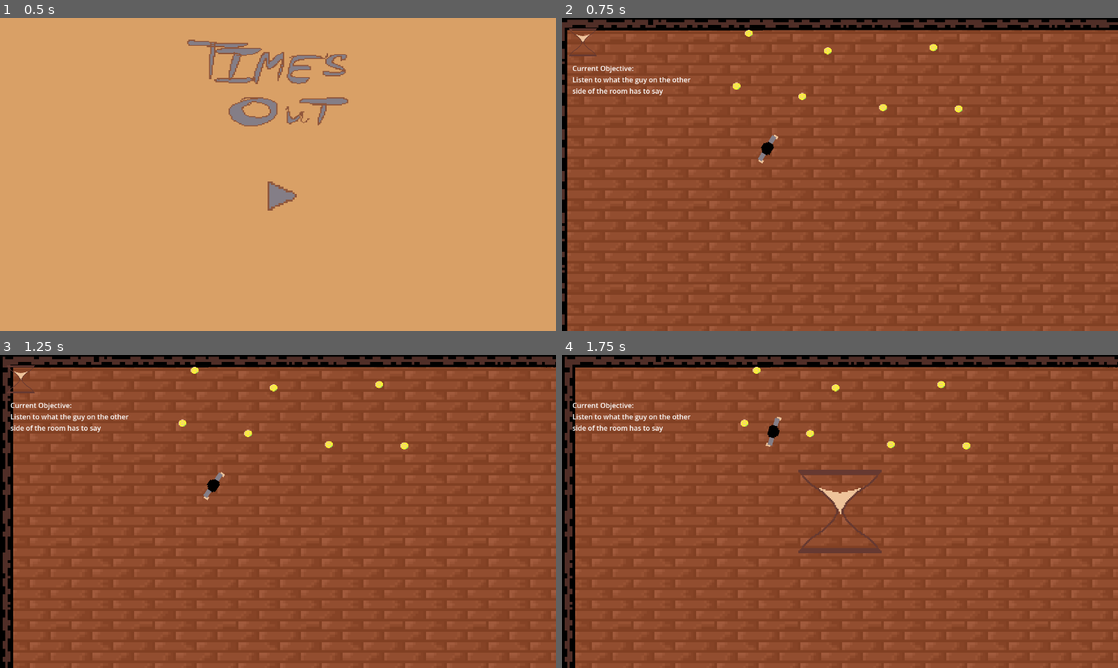
Above: before the commit, frames 1-4 (two rows, left to right).
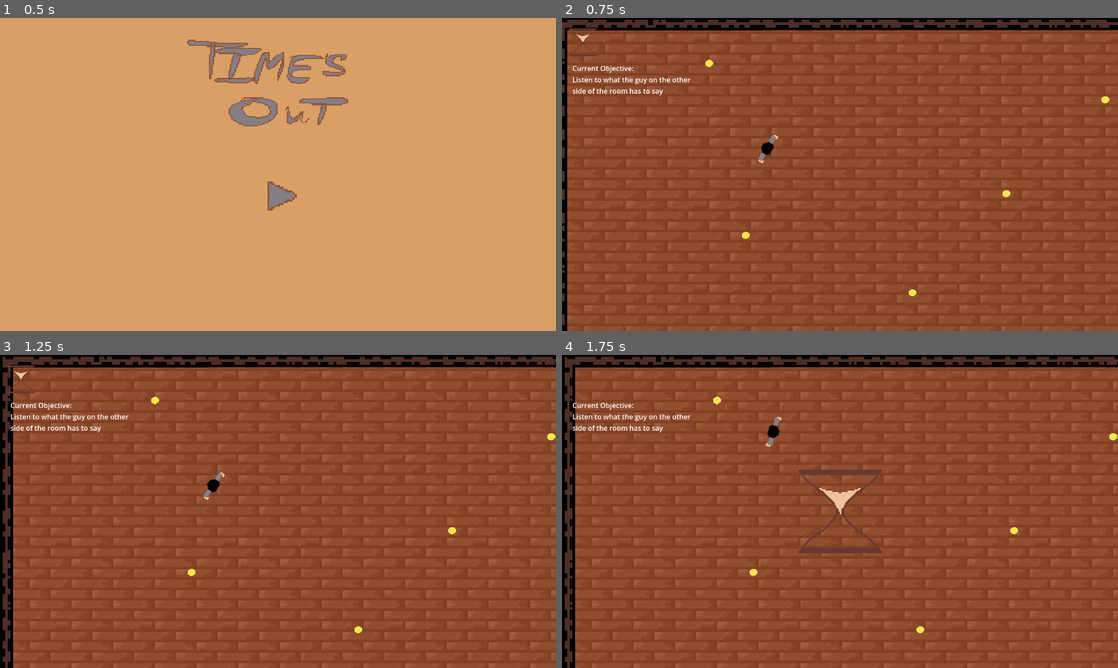
Above: after the commit, the same moments.

Repository: turdedman/GarbageJam-7
Game: Godot game, scene res://scenes/menu.tscn
Two runs of this game, one before a commit and one after it. Both use one fixed random seed, a clock stepped at 60 frames per second and the inputs below.
Inputs (mouse positions are in pixels of both pictures, inside the frame that each line leads up to):
- Up to frame 1 (0.5 s): no input
- Up to frame 2 (0.75 s): click (845, 196) at 0.5 s
- Up to frame 3 (1.25 s): no input
- Up to frame 4 (1.75 s): tap Enter (enter) at 1.25, 1.55 s; move the mouse to (584, 380) at 1.27 s; hold W (W) from 1.28 s (still down)

Frame 1 is identical in both runs. In frame 2, 0.3% of the frame differs, in the area x 25-99%, y 3-89%; in frame 3, 0.3%, in the area x 27-100%, y 3-89%; in frame 4, 0.3%.

Commit message:
now the player can return to the menu after finishing the game

Diff:
--- a/scenes/main.tscn
+++ b/scenes/main.tscn
@@ -319,25 +319,25 @@
 [node name="Coins" type="Node" parent="." unique_id=272001000]
 
 [node name="PickupItem1" parent="Coins" unique_id=1161134929 instance=ExtResource("6_tefeu")]
-position = Vector2(367, 171)
+position = Vector2(680, 320)
 
 [node name="PickupItem2" parent="Coins" unique_id=107373138 instance=ExtResource("6_tefeu")]
-position = Vector2(491, 188)
+position = Vector2(832, 176)
 
 [node name="PickupItem3" parent="Coins" unique_id=993434186 instance=ExtResource("6_tefeu")]
-position = Vector2(406, 101)
+position = Vector2(224, 120)
 
 [node name="PickupItem4" parent="Coins" unique_id=1821156253 instance=ExtResource("6_tefeu")]
-position = Vector2(266, 155)
+position = Vector2(536, 472)
 
 [node name="PickupItem5" parent="Coins" unique_id=144992352 instance=ExtResource("6_tefeu")]
-position = Vector2(285, 74)
+position = Vector2(280, 384)
 
 [node name="PickupItem6" parent="Coins" unique_id=1371110923 instance=ExtResource("6_tefeu")]
-position = Vector2(607, 190)
+position = Vector2(304, 624)
 
 [node name="PickupItem7" parent="Coins" unique_id=649723980 instance=ExtResource("6_tefeu")]
-position = Vector2(568, 96)
+position = Vector2(88, 544)
 
 [node name="GameManager" type="Node" parent="." unique_id=1803754821]
 unique_name_in_owner = true
@@ -363,6 +363,17 @@
 grow_horizontal = 2
 grow_vertical = 2
 theme_override_font_sizes/font_size = 48
+text = "You stopped the anti-hourglass!"
+horizontal_alignment = 1
+autowrap_mode = 2
+
+[node name="ReturnToMenuLabel" type="Label" parent="GameManager/CanvasLayer" unique_id=477155762]
+visible = false
+offset_left = 992.0
+offset_top = 680.0
+offset_right = 1253.0
+offset_bottom = 703.0
+text = "Press Enter to return to the menu..."
 
 [node name="HourGlass" type="Node" parent="." unique_id=2138955739]
 
--- a/scripts/game_manager.gd
+++ b/scripts/game_manager.gd
@@ -7,11 +7,22 @@
 
 
 
+func _process(delta):
+
+	if $CanvasLayer/GameWinLabel.visible == true:
+		$CanvasLayer/ReturnToMenuLabel.visible = true
+
+		if Input.is_action_pressed("enter"):
+			get_tree().change_scene_to_file("res://scenes/menu.tscn")
+
+
+
+
+
 func add_coin():
 	coins += 1
 	pickup_item_label.text = "Coins: " + str(coins)+ "/" + str(totalcoins)
-	#if coins >= totalcoins:
-	#	call_deferred("change_scene", "res://scenes/ending_scene.tscn")
+
 
 func change_scene(scene_path: String):
 	get_tree().change_scene_to_file(scene_path)
